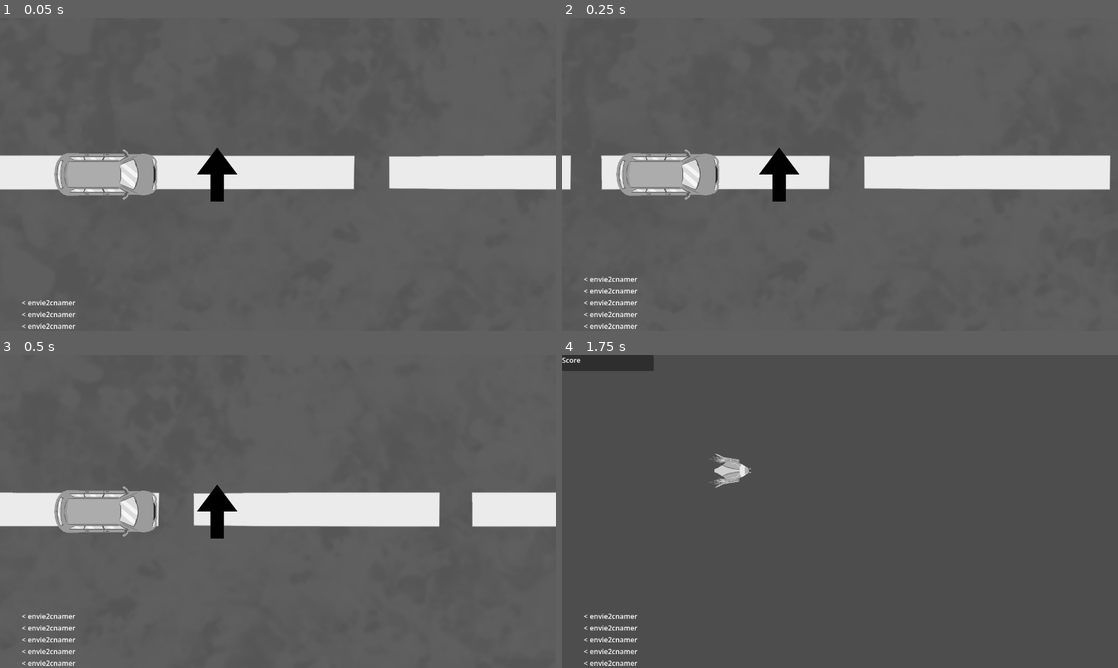
Above: before the commit, frames 1-4 (two rows, left to right).
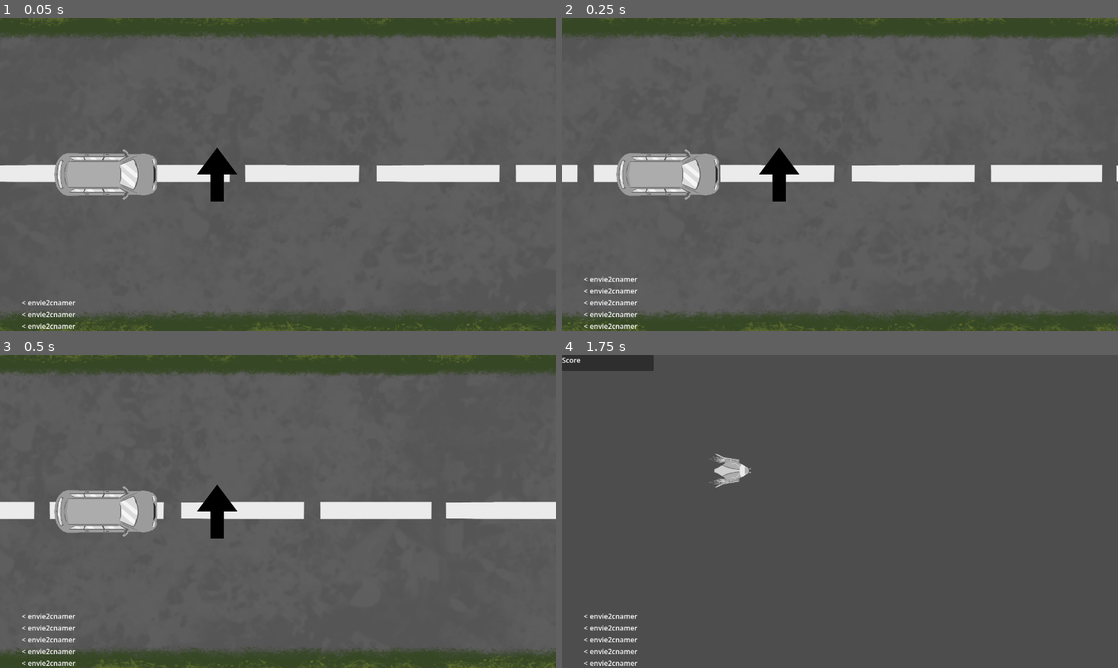
Above: after the commit, the same moments.

Repository: KairosGames/AccessM1
Game: Godot game, scene res://Scenes/game_manager.tscn
Two runs of this game, one before a commit and one after it. Both use one fixed random seed, a clock stepped at 60 frames per second and the inputs below.
Inputs:
- Up to frame 1 (0.05 s): no input
- Up to frame 2 (0.25 s): no input
- Up to frame 3 (0.5 s): no input
- Up to frame 4 (1.75 s): hold Space (Action) 0.53-1.28 s; hold D (Right) from 0.53 s (still down); tap W (Up) at 0.77, 1.52 s; tap P (SwitchGame) at 1.35 s

The runs differ from the first frame. In frame 1, 16% of the frame differs, in the area x 0-100%, y 0-100%; in frame 2, 16%; in frame 3, 16%; in frame 4, nothing differs.

Commit message:
paralax car + kill print

Diff:
--- a/Scenes/car.tscn
+++ b/Scenes/car.tscn
@@ -5,6 +5,7 @@
 [ext_resource type="PackedScene" uid="uid://b0fp3xn4wptd3" path="res://Prefabs/car_game/chicken.tscn" id="3_yi23e"]
 [ext_resource type="PackedScene" uid="uid://cbwqqp3tcb6vo" path="res://Prefabs/car_game/track_end.tscn" id="4_u41r7"]
 [ext_resource type="Texture2D" uid="uid://ds5vxv3gpkch8" path="res://Assets/route.png" id="5_u41r7"]
+[ext_resource type="Texture2D" uid="uid://c2dmx466v4fpb" path="res://Assets/herbe.png" id="6_aky6y"]
 
 [node name="Car" type="Node2D" unique_id=269657128]
 
@@ -17,9 +18,20 @@
 
 [node name="Parallax2D" type="Parallax2D" parent="." unique_id=862256618]
 z_index = -1
-repeat_size = Vector2(3048, 0)
+repeat_size = Vector2(1524, 0)
 autoscroll = Vector2(-1000, 0)
 
 [node name="Sprite2D" type="Sprite2D" parent="Parallax2D" unique_id=2105014228]
-position = Vector2(639.99994, 360)
+position = Vector2(764, 360)
+scale = Vector2(0.5, 0.5)
 texture = ExtResource("5_u41r7")
+
+[node name="Parallax2D2" type="Parallax2D" parent="." unique_id=1478910954]
+z_index = -1
+repeat_size = Vector2(1300, 0)
+autoscroll = Vector2(-800, 0)
+
+[node name="Sprite2D2" type="Sprite2D" parent="Parallax2D2" unique_id=858498384]
+position = Vector2(705.2, 360)
+scale = Vector2(0.4624672, 0.4)
+texture = ExtResource("6_aky6y")
--- a/Scripts/a11y/cc_ui.gd
+++ b/Scripts/a11y/cc_ui.gd
@@ -9,7 +9,6 @@
 	GlobalCc.ui = self
 
 func add_line(sound_name, sound_position):
-	print(sound_position)
 	var new_line : HBoxContainer = line.instantiate()
 	if sound_position < float(0):
 		new_line.get_child(0).show()
--- a/Scripts/a11y/global_cc.gd
+++ b/Scripts/a11y/global_cc.gd
@@ -12,5 +12,4 @@
 	emitters.clear()
 
 func write(sound_name, position):
-	print(sound_name, position)
 	ui.add_line(sound_name, position)
--- a/Scripts/audio_node.gd
+++ b/Scripts/audio_node.gd
@@ -6,12 +6,10 @@
 func _process(delta: float) -> void:
 	if self.playing == true and called == false:
 		called = true
-		print(self.get_playback_position())
 		on_playing()
 
 func on_playing():
 	var sound_name = stream.resource_path.get_file().get_basename()
-	print(sound_name)
 	GlobalCc.write(sound_name, self.get_playback_position())
 	await get_tree().create_timer(self.stream.get_length()).timeout
 	called = false
Binary file added: Assets/Ligne arrivée v2.png
Not shown, added: Assets/Ligne arrivée v2.png.import
Binary file added: Assets/herbe.png
Not shown, added: Assets/herbe.png.import
